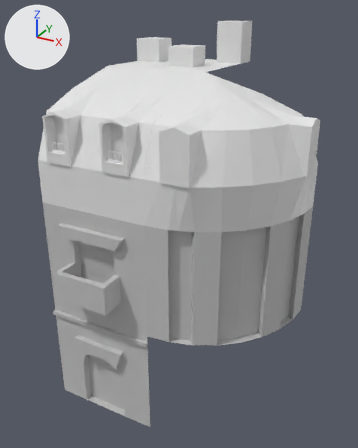
A saved change to the Blender file meshes/basic.blend.
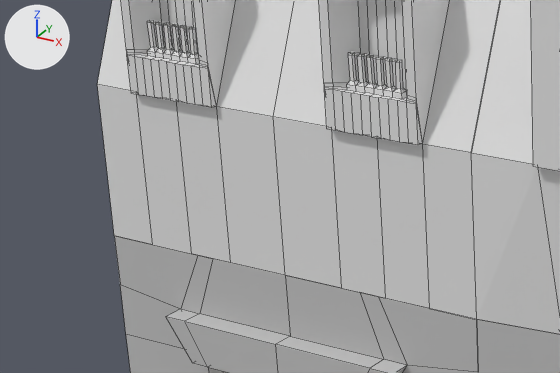
Each version appears first whole from a 50 mm camera at (2.86, -2.85, 3.5) aimed at (0.86, 0.8, 1.67), and next in a close-up on the part from 3% to 47% of the width and 30% to 54% of the height. Arrows for +X, +Y and +Z are at upper left; the lights stay in place. The close-ups show mesh edges as thin lines.

Objects in the first close-up: 'corner', 'roof', 'roofCorner', 'window'.
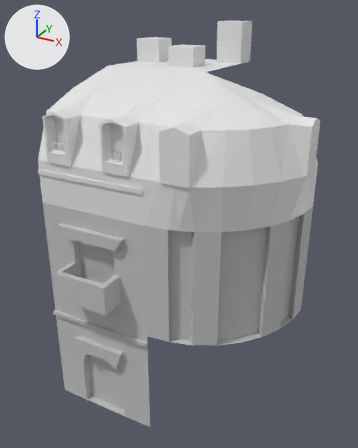
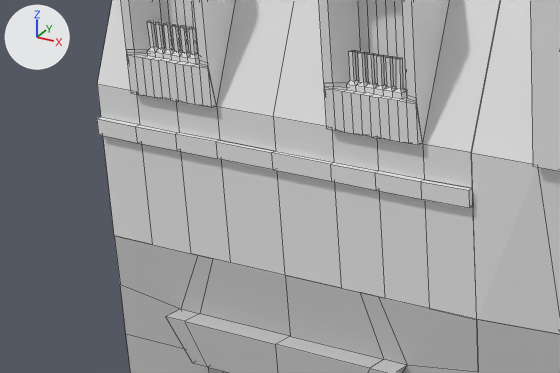
Commit message: modify mesh roof

Changed parts and their boxes [x1, y1, x2, y2] in the close-ups (560 x 373 px):
part 1 of me_roof, built on
    before: [97, 52, 477, 320]
    after: [97, 50, 477, 320]

The change, as a diff of the scene's bpy script:
```diff
--- a/meshes/basic.blend.py
+++ b/meshes/basic.blend.py
@@ me_roof @@
 # used by ob_roof; location = (0.0, 0.0, 2.0)
-me_roof.from_pydata(...)  # 462 vertices, 506 faces; spans x -0.001..1.001, y -0.016..1.0, z 0.0..1.0
+me_roof.from_pydata(...)  # 516 vertices, 558 faces; spans x -0.001..1.001, y -0.016..1.0, z 0.0..1.0
+# me_roof part 1
+# 8 faces are deleted
+# 23 vertices in x 0.715..0.832, y 0.004..0.013, z 0.531 move by (0.002, 0.0, 0.004)
+# 12 vertices in x 0.728..0.808, y 0.004..0.013, z 0.528 move by (0.002, 0.0, 0.007)
+# 11 vertices in x 0.715..0.832, y 0.004..0.013, z 0.527 move by (0.002, 0.0, 0.008)
+# 6 vertices in x 0.762..0.798, y 0.004..0.012, z 0.531 move by (0.001, 0.0, 0.004)
+# 3 vertices in x 0.762..0.798, y 0.004..0.012, z 0.528 move by (0.001, 0.0, 0.007)
+# 3 vertices in x 0.705..0.798, y 0.004..0.013, z 0.527 move by (0.001, 0.0, 0.008)
+# 10 vertices move from x 0.705..0.832, y 0.005..0.013, z 0.527..0.531 to x 0.706..0.834, y 0.004..0.013, z 0.535
+# 19 vertices are added at x 0.0..1.0, y -0.012..0.001, z 0.25..0.289
+# 7 new vertices lie (0.0, 0.0, -0.076) away from vertices in x 0.117..0.883, y 0.0, z 0.365
+# 7 new vertices lie (0.0, -0.013, 0.0) away from vertices in x 0.117..0.883, y 0.0, z 0.289
+# 7 new vertices lie (0.0, 0.0, -0.039) away from vertices in x 0.117..0.883, y -0.013, z 0.289
+# 7 new vertices lie (0.0, 0.013, 0.0) away from vertices in x 0.117..0.883, y -0.013, z 0.25
+# 7 new vertices lie (0.0, 0.0, 0.25) away from vertices in x 0.117..0.883, y 0.0, z 0.0
+# 60 new faces join them
```
